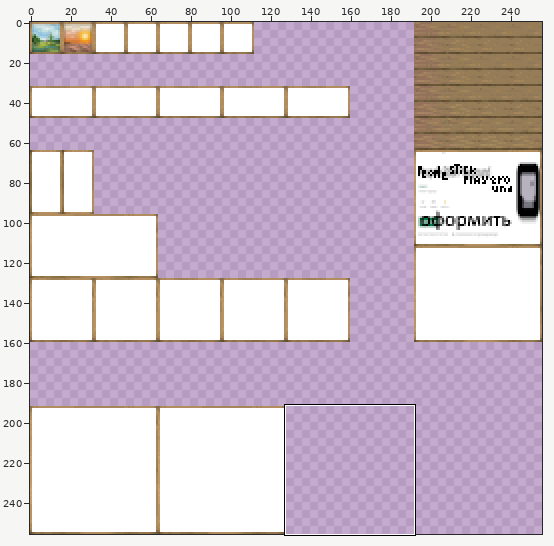
One commit to this sprite sheet: art/kz.png. The first picture is a wide view before the edit; the outline marks the close-up.
Close-up. Old version:
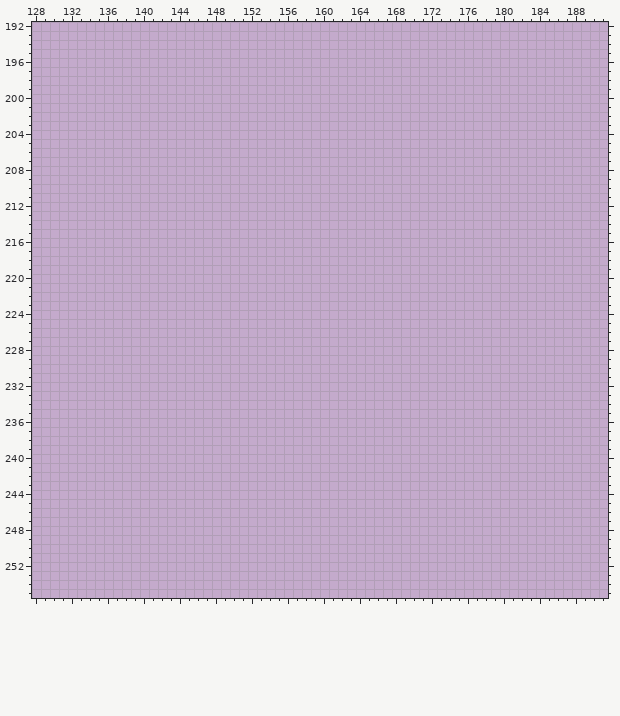
The file is 256x256 pixels. Colours within 5 levels of each other are drawn and written as one. Shown: x 128..191, y 192..255. The commit also changed other parts of the picture, which this record leaves out.
Once edited:
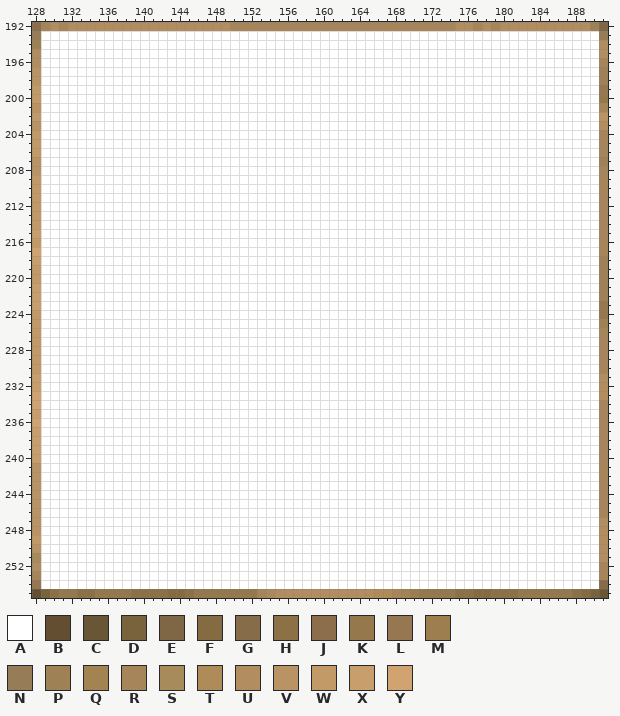
Palette (. is transparent): A #ffffff  B #634e31  C #685634  D #78633c  E #7f6746  F #856b42  G #866c48  H #8c7146  J #8c6e4c  K #95784b  L #967751  M #9d7e4f  N #967d57  P #9e8255  Q #a48353  R #a6855a  S #a88b5b  T #ae8b59  U #b18d60  V #ba9364  W #c29a68  X #c89f6c  Y #d0a371
Diff:
Changed rows in their new state; - is an unchanged pixel.
first column x 128:
192 JRURUUUUUUUUUUUUUUUUUURRRRRRRRRRRRRRRRRRRRRRRRRUURURUUUUUUUUUUPE
193 NAAAAAAAAAAAAAAAAAAAAAAAAAAAAAAAAAAAAAAAAAAAAAAAAAAAAAAAAAAAAAAN
194 PAAAAAAAAAAAAAAAAAAAAAAAAAAAAAAAAAAAAAAAAAAAAAAAAAAAAAAAAAAAAAAU
195 UAAAAAAAAAAAAAAAAAAAAAAAAAAAAAAAAAAAAAAAAAAAAAAAAAAAAAAAAAAAAAAU
196 UAAAAAAAAAAAAAAAAAAAAAAAAAAAAAAAAAAAAAAAAAAAAAAAAAAAAAAAAAAAAAAR
197 VAAAAAAAAAAAAAAAAAAAAAAAAAAAAAAAAAAAAAAAAAAAAAAAAAAAAAAAAAAAAAAP
198 VAAAAAAAAAAAAAAAAAAAAAAAAAAAAAAAAAAAAAAAAAAAAAAAAAAAAAAAAAAAAAAP
199 WAAAAAAAAAAAAAAAAAAAAAAAAAAAAAAAAAAAAAAAAAAAAAAAAAAAAAAAAAAAAAAL
200 WAAAAAAAAAAAAAAAAAAAAAAAAAAAAAAAAAAAAAAAAAAAAAAAAAAAAAAAAAAAAAAK
201 VAAAAAAAAAAAAAAAAAAAAAAAAAAAAAAAAAAAAAAAAAAAAAAAAAAAAAAAAAAAAAAR
202 WAAAAAAAAAAAAAAAAAAAAAAAAAAAAAAAAAAAAAAAAAAAAAAAAAAAAAAAAAAAAAAV
203 VAAAAAAAAAAAAAAAAAAAAAAAAAAAAAAAAAAAAAAAAAAAAAAAAAAAAAAAAAAAAAAU
204 WAAAAAAAAAAAAAAAAAAAAAAAAAAAAAAAAAAAAAAAAAAAAAAAAAAAAAAAAAAAAAAR
205 WAAAAAAAAAAAAAAAAAAAAAAAAAAAAAAAAAAAAAAAAAAAAAAAAAAAAAAAAAAAAAAR
206 WAAAAAAAAAAAAAAAAAAAAAAAAAAAAAAAAAAAAAAAAAAAAAAAAAAAAAAAAAAAAAAR
207 VAAAAAAAAAAAAAAAAAAAAAAAAAAAAAAAAAAAAAAAAAAAAAAAAAAAAAAAAAAAAAAP
208 VAAAAAAAAAAAAAAAAAAAAAAAAAAAAAAAAAAAAAAAAAAAAAAAAAAAAAAAAAAAAAAR
209 WAAAAAAAAAAAAAAAAAAAAAAAAAAAAAAAAAAAAAAAAAAAAAAAAAAAAAAAAAAAAAAR
210 WAAAAAAAAAAAAAAAAAAAAAAAAAAAAAAAAAAAAAAAAAAAAAAAAAAAAAAAAAAAAAAR
211 WAAAAAAAAAAAAAAAAAAAAAAAAAAAAAAAAAAAAAAAAAAAAAAAAAAAAAAAAAAAAAAR
212 WAAAAAAAAAAAAAAAAAAAAAAAAAAAAAAAAAAAAAAAAAAAAAAAAAAAAAAAAAAAAAAR
213 WAAAAAAAAAAAAAAAAAAAAAAAAAAAAAAAAAAAAAAAAAAAAAAAAAAAAAAAAAAAAAAR
214 WAAAAAAAAAAAAAAAAAAAAAAAAAAAAAAAAAAAAAAAAAAAAAAAAAAAAAAAAAAAAAAR
215 XAAAAAAAAAAAAAAAAAAAAAAAAAAAAAAAAAAAAAAAAAAAAAAAAAAAAAAAAAAAAAAR
216 WAAAAAAAAAAAAAAAAAAAAAAAAAAAAAAAAAAAAAAAAAAAAAAAAAAAAAAAAAAAAAAR
217 YAAAAAAAAAAAAAAAAAAAAAAAAAAAAAAAAAAAAAAAAAAAAAAAAAAAAAAAAAAAAAAR
218 XAAAAAAAAAAAAAAAAAAAAAAAAAAAAAAAAAAAAAAAAAAAAAAAAAAAAAAAAAAAAAAP
219 WAAAAAAAAAAAAAAAAAAAAAAAAAAAAAAAAAAAAAAAAAAAAAAAAAAAAAAAAAAAAAAP
220 WAAAAAAAAAAAAAAAAAAAAAAAAAAAAAAAAAAAAAAAAAAAAAAAAAAAAAAAAAAAAAAP
221 XAAAAAAAAAAAAAAAAAAAAAAAAAAAAAAAAAAAAAAAAAAAAAAAAAAAAAAAAAAAAAAP
222 XAAAAAAAAAAAAAAAAAAAAAAAAAAAAAAAAAAAAAAAAAAAAAAAAAAAAAAAAAAAAAAP
223 XAAAAAAAAAAAAAAAAAAAAAAAAAAAAAAAAAAAAAAAAAAAAAAAAAAAAAAAAAAAAAAK
224 WAAAAAAAAAAAAAAAAAAAAAAAAAAAAAAAAAAAAAAAAAAAAAAAAAAAAAAAAAAAAAAK
225 WAAAAAAAAAAAAAAAAAAAAAAAAAAAAAAAAAAAAAAAAAAAAAAAAAAAAAAAAAAAAAAP
226 WAAAAAAAAAAAAAAAAAAAAAAAAAAAAAAAAAAAAAAAAAAAAAAAAAAAAAAAAAAAAAAR
227 WAAAAAAAAAAAAAAAAAAAAAAAAAAAAAAAAAAAAAAAAAAAAAAAAAAAAAAAAAAAAAAR
228 WAAAAAAAAAAAAAAAAAAAAAAAAAAAAAAAAAAAAAAAAAAAAAAAAAAAAAAAAAAAAAAR
229 WAAAAAAAAAAAAAAAAAAAAAAAAAAAAAAAAAAAAAAAAAAAAAAAAAAAAAAAAAAAAAAR
230 WAAAAAAAAAAAAAAAAAAAAAAAAAAAAAAAAAAAAAAAAAAAAAAAAAAAAAAAAAAAAAAR
231 XAAAAAAAAAAAAAAAAAAAAAAAAAAAAAAAAAAAAAAAAAAAAAAAAAAAAAAAAAAAAAAU
232 XAAAAAAAAAAAAAAAAAAAAAAAAAAAAAAAAAAAAAAAAAAAAAAAAAAAAAAAAAAAAAAU
233 YAAAAAAAAAAAAAAAAAAAAAAAAAAAAAAAAAAAAAAAAAAAAAAAAAAAAAAAAAAAAAAU
234 YAAAAAAAAAAAAAAAAAAAAAAAAAAAAAAAAAAAAAAAAAAAAAAAAAAAAAAAAAAAAAAR
235 XAAAAAAAAAAAAAAAAAAAAAAAAAAAAAAAAAAAAAAAAAAAAAAAAAAAAAAAAAAAAAAR
236 YAAAAAAAAAAAAAAAAAAAAAAAAAAAAAAAAAAAAAAAAAAAAAAAAAAAAAAAAAAAAAAR
237 XAAAAAAAAAAAAAAAAAAAAAAAAAAAAAAAAAAAAAAAAAAAAAAAAAAAAAAAAAAAAAAR
238 XAAAAAAAAAAAAAAAAAAAAAAAAAAAAAAAAAAAAAAAAAAAAAAAAAAAAAAAAAAAAAAR
239 XAAAAAAAAAAAAAAAAAAAAAAAAAAAAAAAAAAAAAAAAAAAAAAAAAAAAAAAAAAAAAAR
240 XAAAAAAAAAAAAAAAAAAAAAAAAAAAAAAAAAAAAAAAAAAAAAAAAAAAAAAAAAAAAAAR
241 VAAAAAAAAAAAAAAAAAAAAAAAAAAAAAAAAAAAAAAAAAAAAAAAAAAAAAAAAAAAAAAR
242 VAAAAAAAAAAAAAAAAAAAAAAAAAAAAAAAAAAAAAAAAAAAAAAAAAAAAAAAAAAAAAAR
243 VAAAAAAAAAAAAAAAAAAAAAAAAAAAAAAAAAAAAAAAAAAAAAAAAAAAAAAAAAAAAAAR
244 VAAAAAAAAAAAAAAAAAAAAAAAAAAAAAAAAAAAAAAAAAAAAAAAAAAAAAAAAAAAAAAR
245 VAAAAAAAAAAAAAAAAAAAAAAAAAAAAAAAAAAAAAAAAAAAAAAAAAAAAAAAAAAAAAAR
246 VAAAAAAAAAAAAAAAAAAAAAAAAAAAAAAAAAAAAAAAAAAAAAAAAAAAAAAAAAAAAAAR
247 VAAAAAAAAAAAAAAAAAAAAAAAAAAAAAAAAAAAAAAAAAAAAAAAAAAAAAAAAAAAAAAU
248 VAAAAAAAAAAAAAAAAAAAAAAAAAAAAAAAAAAAAAAAAAAAAAAAAAAAAAAAAAAAAAAU
249 WAAAAAAAAAAAAAAAAAAAAAAAAAAAAAAAAAAAAAAAAAAAAAAAAAAAAAAAAAAAAAAU
250 VAAAAAAAAAAAAAAAAAAAAAAAAAAAAAAAAAAAAAAAAAAAAAAAAAAAAAAAAAAAAAAU
251 SAAAAAAAAAAAAAAAAAAAAAAAAAAAAAAAAAAAAAAAAAAAAAAAAAAAAAAAAAAAAAAU
252 UAAAAAAAAAAAAAAAAAAAAAAAAAAAAAAAAAAAAAAAAAAAAAAAAAAAAAAAAAAAAAAR
253 RAAAAAAAAAAAAAAAAAAAAAAAAAAAAAAAAAAAAAAAAAAAAAAAAAAAAAAAAAAAAAAR
254 LAAAAAAAAAAAAAAAAAAAAAAAAAAAAAAAAAAAAAAAAAAAAAAAAAAAAAAAAAAAAAAG
255 BDHKKHHKKKKHHHHFFHKKKKKKKRSUUUUUUUUUUUTTRQMKKKKHHFFHHHKKKKKKHFDC
Where, in picture pixels (left, top, right, bottom), the same in both close-ups:
added: (32, 22, 608, 598)
